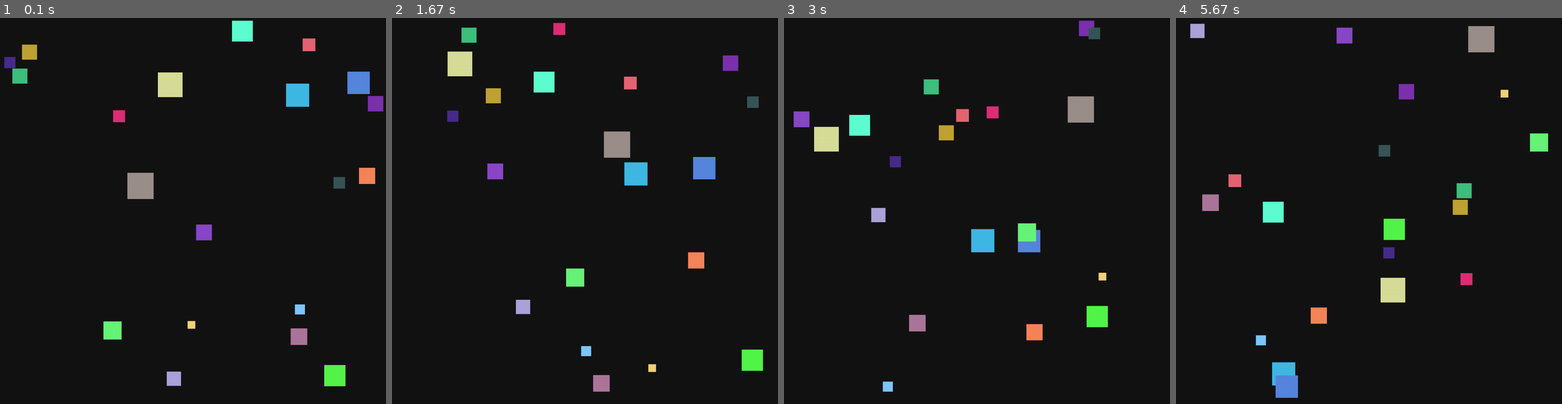
Above: before the commit, frames 1-4 (left to right).
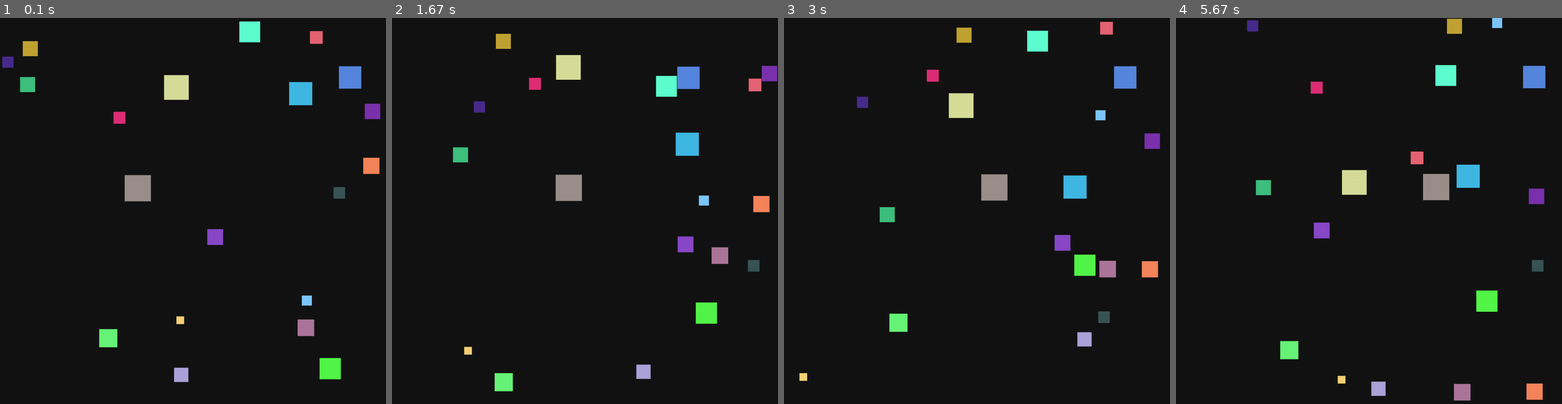
Above: after the commit, the same moments.

Repository: Meaow-09/lab8-pygame
Game: pygame game, started from main.py
The game is run twice, just before and just after one commit, with the same random seed, the same clock (stepped at 60 frames per second) and the same inputs.
Inputs:
- Up to frame 1 (0.1 s): no input
- Up to frame 2 (1.67 s): no input
- Up to frame 3 (3 s): no input
- Up to frame 4 (5.67 s): no input

The runs differ from the first frame. In frame 1, 4.0% of the frame differs, in the area x 0-100%, y 0-96%; in frame 2, 8.2%, in the area x 14-100%, y 1-97%; in frame 3, 7.8%; in frame 4, 8.1%.

Commit message:
speed based on size, crash

Diff:
--- a/main.py
+++ b/main.py
@@ -1,5 +1,5 @@
 import random
-
+import math
 import pygame
 
 WIDTH = 1000
@@ -11,6 +11,16 @@
 MAX_SPEED = 3.0
 MIN_SQUARE_SIZE = 20
 MAX_SQUARE_SIZE = 70
+
+
+def speed_from_size(size: int) -> float:
+    """Map smaller sizes to faster speed and bigger sizes to slower speed."""
+    size_range = MAX_SQUARE_SIZE - MIN_SQUARE_SIZE
+    if size_range <= 0:
+        return MIN_SPEED
+
+    normalized = (size - MIN_SQUARE_SIZE) / size_range
+    return MAX_SPEED - normalized * (MAX_SPEED - MIN_SPEED)
 
 
 def init_game() -> tuple[pygame.Surface, pygame.time.Clock]:
@@ -30,8 +40,10 @@
         size = random.randint(MIN_SQUARE_SIZE, MAX_SQUARE_SIZE)
         x = random.randint(0, WIDTH - size)
         y = random.randint(0, HEIGHT - size)
-        vx = random.choice([-1.0, 1.0]) * random.uniform(MIN_SPEED, MAX_SPEED)
-        vy = random.choice([-1.0, 1.0]) * random.uniform(MIN_SPEED, MAX_SPEED)
+        speed = speed_from_size(size)
+        angle = random.uniform(0.0, 2 * math.pi)
+        vx = math.cos(angle) * speed
+        vy = math.sin(angle) * speed
         color = (
             random.randint(40, 255),
             random.randint(40, 255),
@@ -49,6 +61,62 @@
         squares.append(square)
 
     return squares
+
+
+def squares_overlap(a: dict[str, object], b: dict[str, object]) -> bool:
+    """Return True when two square hitboxes intersect."""
+    ax = float(a["x"])
+    ay = float(a["y"])
+    asize = float(a["size"])
+    bx = float(b["x"])
+    by = float(b["y"])
+    bsize = float(b["size"])
+
+    return ax < bx + bsize and ax + asize > bx and ay < by + bsize and ay + asize > by
+
+
+def resolve_square_collisions(squares: list[dict[str, object]]) -> None:
+    """Make squares change direction when colliding with each other."""
+    for i in range(len(squares)):
+        for j in range(i + 1, len(squares)):
+            first = squares[i]
+            second = squares[j]
+
+            if not squares_overlap(first, second):
+                continue
+
+            first["vx"] = -float(first["vx"])
+            first["vy"] = -float(first["vy"])
+            second["vx"] = -float(second["vx"])
+            second["vy"] = -float(second["vy"])
+
+            # Push apart on the minimum overlap axis to reduce collision jitter.
+            fx = float(first["x"])
+            fy = float(first["y"])
+            fsize = float(first["size"])
+            sx = float(second["x"])
+            sy = float(second["y"])
+            ssize = float(second["size"])
+
+            overlap_x = min(fx + fsize, sx + ssize) - max(fx, sx)
+            overlap_y = min(fy + fsize, sy + ssize) - max(fy, sy)
+
+            if overlap_x <= overlap_y:
+                separation = overlap_x / 2.0
+                if fx < sx:
+                    first["x"] = fx - separation
+                    second["x"] = sx + separation
+                else:
+                    first["x"] = fx + separation
+                    second["x"] = sx - separation
+            else:
+                separation = overlap_y / 2.0
+                if fy < sy:
+                    first["y"] = fy - separation
+                    second["y"] = sy + separation
+                else:
+                    first["y"] = fy + separation
+                    second["y"] = sy - separation
 
 
 def handle_events() -> bool:
@@ -85,6 +153,8 @@
             square["y"] = HEIGHT - size
             square["vy"] = -square["vy"]
 
+    resolve_square_collisions(squares)
+
 
 def draw_scene(screen: pygame.Surface, squares: list[dict[str, object]]) -> None:
     """Render all game objects."""
Not shown, changed: JOURNAL.md
